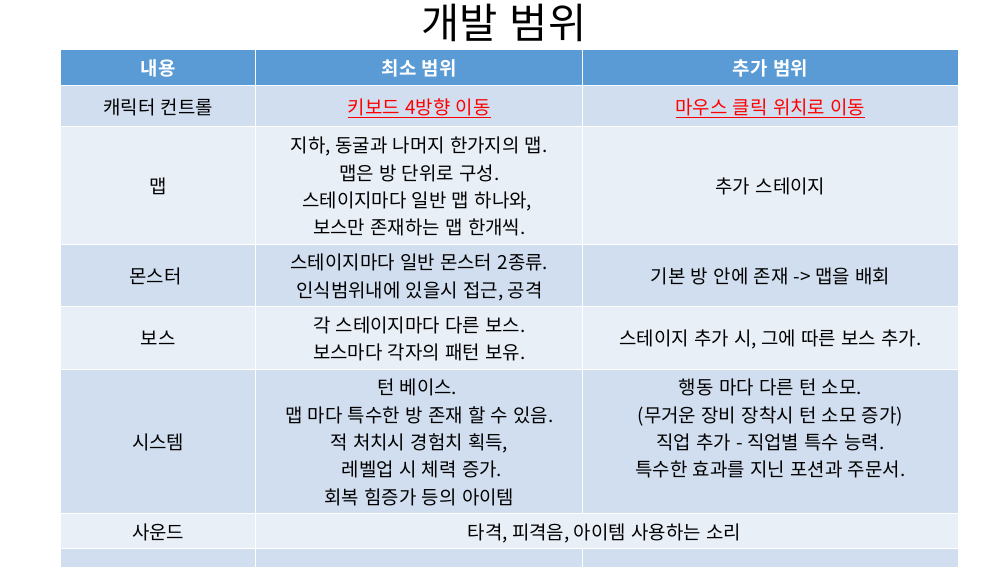
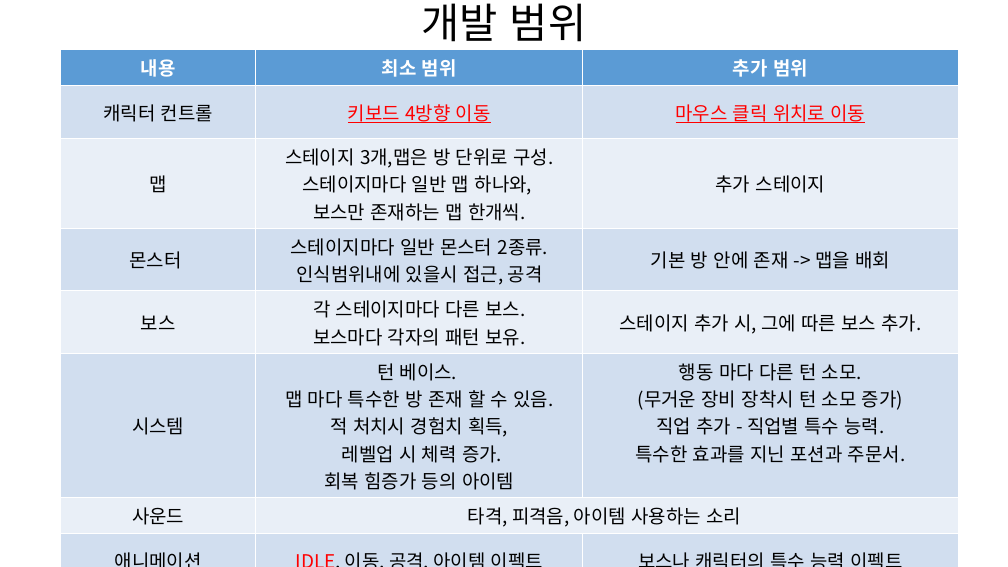
Before and after one commit to taeshs/2016180056---MyProjects, a slide deck: slide 3 of 2dgp 2016180056 정태주 2차 발표.pptx. Drawn at 1008x567 pixels with LibreOffice and Linux fonts; fonts in the diff are those of the drawing; background and template pictures are left out. Boxes give left, top, right and bottom in pixels: in the first picture for what was removed or moved away, otherwise in the second. Text is boxed around its words. In the diff, an @@ line names an element or a change of style, - is before the commit and + after.

Commit message:
Revert "?"
This reverts commit 4e8bfbfbe5dc4175f6e6eb07b7c7bb2e45c2fa70.

```diff
--- a/2dgp 2016180056 정태주 2차 발표.pptx
+++ b/2dgp 2016180056 정태주 2차 발표.pptx
@@ table at (x1=60, y1=50, x2=959, y2=549) @@
-row 3, column 2: 지하, 동굴과 나머지 한가지의 맵. / 맵은 방 단위로 구성. / 스테이지마다 일반 맵 하나와, / 보스만 존재하는 맵 한개씩.
+row 3, column 2: 스테이지 3개,맵은 방 단위로 구성. / 스테이지마다 일반 맵 하나와, / 보스만 존재하는 맵 한개씩.
```
